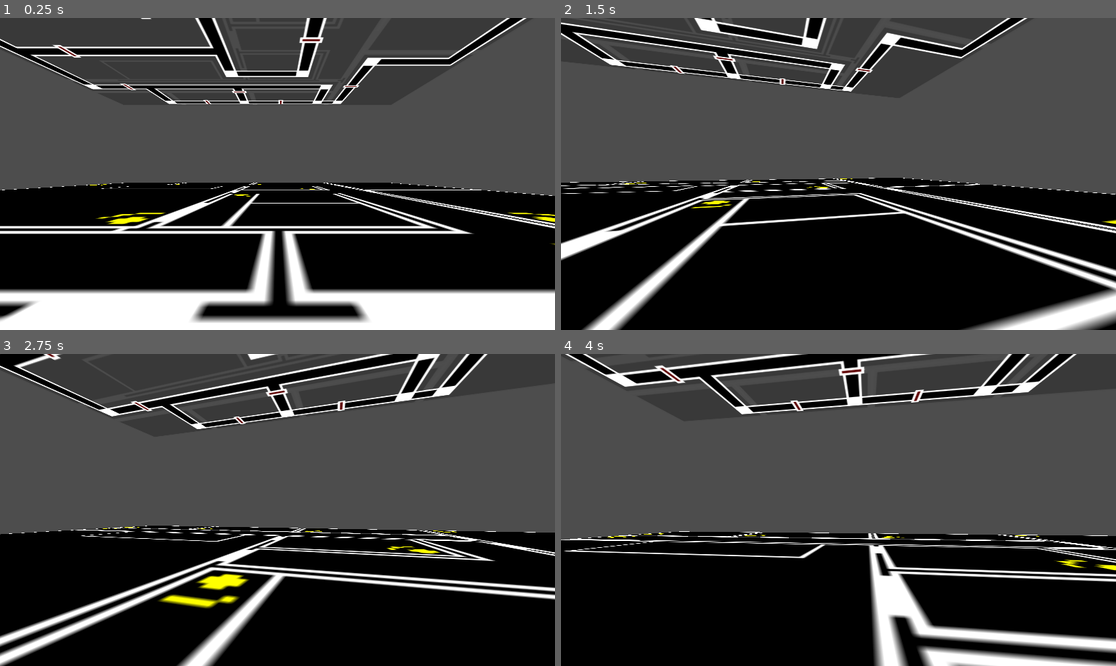
Above: before the commit, frames 1-4 (two rows, left to right).
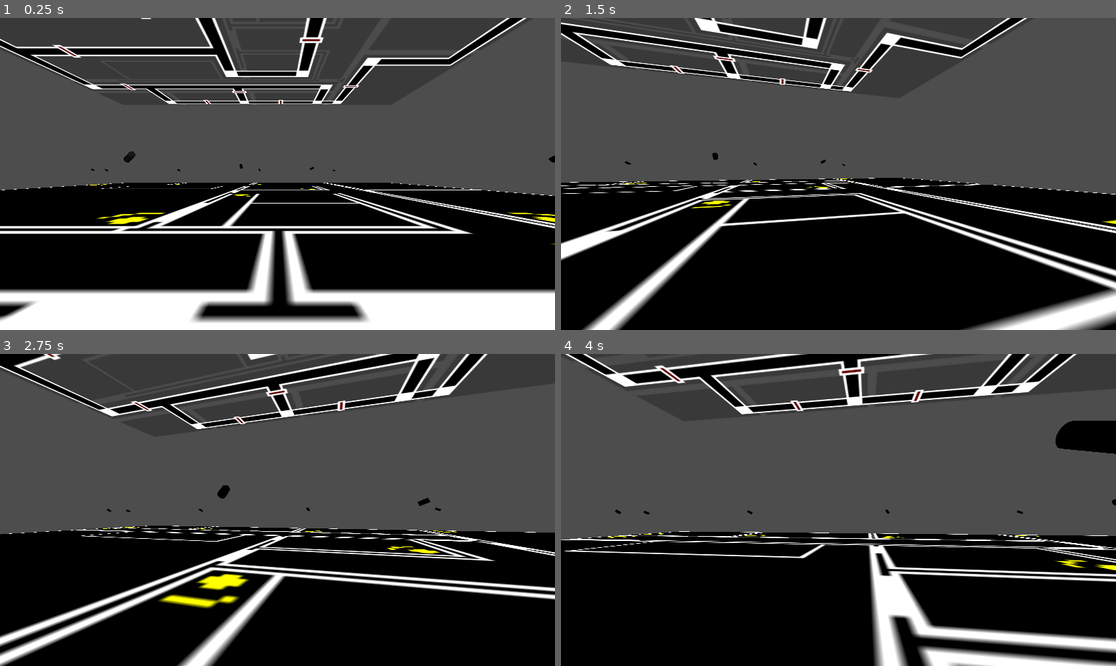
Above: after the commit, the same moments.

Repository: CE-Studio/CEGD-NaFF
Game: Godot game, scene res://Scenes/Levels/Main.tscn
The game is run twice, just before and just after one commit, with the same random seed, the same clock (stepped at 60 frames per second) and the same inputs. The project has no main scene, so this scene is started directly.
Inputs (mouse positions are in pixels of both pictures, inside the frame that each line leads up to):
- Up to frame 1 (0.25 s): no input
- Up to frame 2 (1.5 s): tap Enter (ui_accept) at 0.5, 0.77 s; move the mouse to (832, 180) at 0.52 s; press the mouse at (832, 180) at 0.53 s; hold W (MoveForward) from 0.53 s (still down); move the mouse to (877, 177) at 1.27 s; release the mouse at (877, 177) at 1.28 s; click (877, 177) at 1.35 s
- Up to frame 3 (2.75 s): keep holding W (MoveForward); tap Enter (ui_accept) at 1.52 s; move the mouse to (233, 506) at 2.02 s; press the mouse at (233, 506) at 2.03 s
- Up to frame 4 (4 s): move the mouse to (844, 510) at 2.77 s; release W (MoveForward) at 2.78 s; release the mouse at (844, 510) at 2.78 s; hold A (MoveLeft) 2.78-3.53 s; click (844, 510) at 2.85 s; tap Enter (ui_accept) at 3.02, 3.77 s; move the mouse to (816, 503) at 3.52 s; press the mouse at (816, 503) at 3.53 s; hold W (MoveForward) from 3.53 s (still down)

The runs differ from the first frame. In frame 1, less than 0.1% of the frame differs, in the area x 16-100%, y 42-50%; in frame 2, less than 0.1%; in frame 3, 0.1%; in frame 4, 1.0%, in the area x 9-100%, y 21-52%.

Commit message:
Cameras

Diff:
--- a/Scenes/Levels/Main.tscn
+++ b/Scenes/Levels/Main.tscn
@@ -372,7 +372,6 @@
 
 }
 "
-graph_offset = Vector2(-586.101, -128.879)
 nodes/fragment/2/node = SubResource("VisualShaderNodeTexture2DParameter_2pm50")
 nodes/fragment/2/position = Vector2(-1860, 120)
 nodes/fragment/3/node = SubResource("VisualShaderNodeTexture_ue8ux")
@@ -474,20 +473,6 @@
 [sub_resource type="BoxShape3D" id="BoxShape3D_g7jrt"]
 size = Vector3(2.07514, 0.0520219, 2.14323)
 
-[sub_resource type="GDScript" id="GDScript_sl4ye"]
-script/source = "extends Camera3D
-
-
-# Called when the node enters the scene tree for the first time.
-func _ready():
-	pass # Replace with function body.
-
-
-# Called every frame. 'delta' is the elapsed time since the previous frame.
-func _process(delta):
-	rotate_y(delta * 5.0)
-"
-
 [sub_resource type="WorldBoundaryShape3D" id="WorldBoundaryShape3D_3btgm"]
 
 [sub_resource type="PlaneMesh" id="PlaneMesh_p6arr"]
@@ -510,6 +495,350 @@
 
 [sub_resource type="CapsuleShape3D" id="CapsuleShape3D_r4avk"]
 
+[sub_resource type="CylinderMesh" id="CylinderMesh_sdd2o"]
+
+[sub_resource type="Animation" id="Animation_aq8nk"]
+resource_name = "Cam1A"
+length = 20.0
+loop_mode = 1
+tracks/0/type = "value"
+tracks/0/imported = false
+tracks/0/enabled = true
+tracks/0/path = NodePath(".:rotation")
+tracks/0/interp = 1
+tracks/0/loop_wrap = true
+tracks/0/keys = {
+"times": PackedFloat64Array(0, 4, 10, 14, 20),
+"transitions": PackedFloat64Array(1, 1, 1, 1, 1),
+"update": 0,
+"values": [Vector3(-0.436332, 1.01404, 0), Vector3(-0.436332, 1.01404, 0), Vector3(-0.436332, 0.202458, 0), Vector3(-0.436332, 0.202458, 0), Vector3(-0.436332, 1.01404, 0)]
+}
+
+[sub_resource type="Animation" id="Animation_x6eis"]
+length = 0.001
+tracks/0/type = "value"
+tracks/0/imported = false
+tracks/0/enabled = true
+tracks/0/path = NodePath(".:rotation")
+tracks/0/interp = 1
+tracks/0/loop_wrap = true
+tracks/0/keys = {
+"times": PackedFloat64Array(0),
+"transitions": PackedFloat64Array(1),
+"update": 0,
+"values": [Vector3(-0.436332, 1.01404, 0)]
+}
+
+[sub_resource type="AnimationLibrary" id="AnimationLibrary_fo4th"]
+_data = {
+"Cam1A": SubResource("Animation_aq8nk"),
+"RESET": SubResource("Animation_x6eis")
+}
+
+[sub_resource type="Animation" id="Animation_raobo"]
+resource_name = "Cam1B"
+length = 20.0
+loop_mode = 1
+tracks/0/type = "value"
+tracks/0/imported = false
+tracks/0/enabled = true
+tracks/0/path = NodePath(".:rotation")
+tracks/0/interp = 1
+tracks/0/loop_wrap = true
+tracks/0/keys = {
+"times": PackedFloat64Array(0, 4, 10, 14, 20),
+"transitions": PackedFloat64Array(1, 1, 1, 1, 1),
+"update": 0,
+"values": [Vector3(-0.436332, -2.43124, 0), Vector3(-0.436332, -2.43124, 0), Vector3(-0.436332, -2.83616, 0), Vector3(-0.436332, -2.83616, 0), Vector3(-0.436332, -2.43124, 0)]
+}
+
+[sub_resource type="Animation" id="Animation_lbk3w"]
+length = 0.001
+tracks/0/type = "value"
+tracks/0/imported = false
+tracks/0/enabled = true
+tracks/0/path = NodePath(".:rotation")
+tracks/0/interp = 1
+tracks/0/loop_wrap = true
+tracks/0/keys = {
+"times": PackedFloat64Array(0),
+"transitions": PackedFloat64Array(1),
+"update": 0,
+"values": [Vector3(-0.436332, -2.43124, 0)]
+}
+
+[sub_resource type="AnimationLibrary" id="AnimationLibrary_eaajv"]
+_data = {
+"Cam1B": SubResource("Animation_raobo"),
+"RESET": SubResource("Animation_lbk3w")
+}
+
+[sub_resource type="Animation" id="Animation_gse6b"]
+resource_name = "Cam2"
+length = 20.0
+loop_mode = 1
+tracks/0/type = "value"
+tracks/0/imported = false
+tracks/0/enabled = true
+tracks/0/path = NodePath(".:rotation")
+tracks/0/interp = 1
+tracks/0/loop_wrap = true
+tracks/0/keys = {
+"times": PackedFloat64Array(0, 4, 10, 14, 20),
+"transitions": PackedFloat64Array(1, 1, 1, 1, 1),
+"update": 0,
+"values": [Vector3(-0.436332, 1.21649, 0), Vector3(-0.436332, 1.21649, 0), Vector3(-0.436332, 0.431096, 0), Vector3(-0.436332, 0.431096, 0), Vector3(-0.436332, 1.21649, 0)]
+}
+
+[sub_resource type="Animation" id="Animation_jr0op"]
+length = 0.001
+tracks/0/type = "value"
+tracks/0/imported = false
+tracks/0/enabled = true
+tracks/0/path = NodePath(".:rotation")
+tracks/0/interp = 1
+tracks/0/loop_wrap = true
+tracks/0/keys = {
+"times": PackedFloat64Array(0),
+"transitions": PackedFloat64Array(1),
+"update": 0,
+"values": [Vector3(-0.436332, 1.21649, 0)]
+}
+
+[sub_resource type="AnimationLibrary" id="AnimationLibrary_uc2cr"]
+_data = {
+"Cam2": SubResource("Animation_gse6b"),
+"RESET": SubResource("Animation_jr0op")
+}
+
+[sub_resource type="Animation" id="Animation_e8hj8"]
+resource_name = "Cam3A"
+length = 20.0
+loop_mode = 1
+tracks/0/type = "value"
+tracks/0/imported = false
+tracks/0/enabled = true
+tracks/0/path = NodePath(".:rotation")
+tracks/0/interp = 1
+tracks/0/loop_wrap = true
+tracks/0/keys = {
+"times": PackedFloat64Array(0, 4, 10, 14, 20),
+"transitions": PackedFloat64Array(1, 1, 1, 1, 1),
+"update": 0,
+"values": [Vector3(-0.436332, 1.21649, 0), Vector3(-0.436332, 1.21649, 0), Vector3(-0.436332, 0.202458, 0), Vector3(-0.436332, 0.202458, 0), Vector3(-0.436332, 1.21649, 0)]
+}
+
+[sub_resource type="Animation" id="Animation_cek40"]
+length = 0.001
+tracks/0/type = "value"
+tracks/0/imported = false
+tracks/0/enabled = true
+tracks/0/path = NodePath(".:rotation")
+tracks/0/interp = 1
+tracks/0/loop_wrap = true
+tracks/0/keys = {
+"times": PackedFloat64Array(0),
+"transitions": PackedFloat64Array(1),
+"update": 0,
+"values": [Vector3(-0.436332, 1.21649, 0)]
+}
+
+[sub_resource type="AnimationLibrary" id="AnimationLibrary_6nok8"]
+_data = {
+"Cam3A": SubResource("Animation_e8hj8"),
+"RESET": SubResource("Animation_cek40")
+}
+
+[sub_resource type="Animation" id="Animation_d2bwl"]
+resource_name = "Cam5"
+length = 20.0
+loop_mode = 1
+tracks/0/type = "value"
+tracks/0/imported = false
+tracks/0/enabled = true
+tracks/0/path = NodePath(".:rotation")
+tracks/0/interp = 1
+tracks/0/loop_wrap = true
+tracks/0/keys = {
+"times": PackedFloat64Array(0, 4, 10, 14, 20),
+"transitions": PackedFloat64Array(1, 1, 1, 1, 1),
+"update": 0,
+"values": [Vector3(-0.436332, 1.21649, 0), Vector3(-0.436332, 1.21649, 0), Vector3(-0.436332, 0.202458, 0), Vector3(-0.436332, 0.202458, 0), Vector3(-0.436332, 1.21649, 0)]
+}
+
+[sub_resource type="Animation" id="Animation_8to1f"]
+length = 0.001
+tracks/0/type = "value"
+tracks/0/imported = false
+tracks/0/enabled = true
+tracks/0/path = NodePath(".:rotation")
+tracks/0/interp = 1
+tracks/0/loop_wrap = true
+tracks/0/keys = {
+"times": PackedFloat64Array(0),
+"transitions": PackedFloat64Array(1),
+"update": 0,
+"values": [Vector3(-0.436332, 1.21649, 0)]
+}
+
+[sub_resource type="AnimationLibrary" id="AnimationLibrary_634um"]
+_data = {
+"Cam5": SubResource("Animation_d2bwl"),
+"RESET": SubResource("Animation_8to1f")
+}
+
+[sub_resource type="Animation" id="Animation_qv3yw"]
+resource_name = "Cam6"
+length = 20.0
+loop_mode = 1
+tracks/0/type = "value"
+tracks/0/imported = false
+tracks/0/enabled = true
+tracks/0/path = NodePath(".:rotation")
+tracks/0/interp = 1
+tracks/0/loop_wrap = true
+tracks/0/keys = {
+"times": PackedFloat64Array(0, 4, 10, 14, 20),
+"transitions": PackedFloat64Array(1, 1, 1, 1, 1),
+"update": 0,
+"values": [Vector3(-0.436332, -0.404916, 0), Vector3(-0.436332, -0.404916, 0), Vector3(-0.436332, -1.41895, 0), Vector3(-0.436332, -1.41895, 0), Vector3(-0.436332, -0.404916, 0)]
+}
+
+[sub_resource type="Animation" id="Animation_rh8fk"]
+length = 0.001
+tracks/0/type = "value"
+tracks/0/imported = false
+tracks/0/enabled = true
+tracks/0/path = NodePath(".:rotation")
+tracks/0/interp = 1
+tracks/0/loop_wrap = true
+tracks/0/keys = {
+"times": PackedFloat64Array(0),
+"transitions": PackedFloat64Array(1),
+"update": 0,
+"values": [Vector3(-0.436332, -0.404916, 0)]
+}
+
+[sub_resource type="AnimationLibrary" id="AnimationLibrary_6mntc"]
+_data = {
+"Cam6": SubResource("Animation_qv3yw"),
+"RESET": SubResource("Animation_rh8fk")
+}
+
+[sub_resource type="Animation" id="Animation_fi1jq"]
+resource_name = "Cam7"
+length = 20.0
+loop_mode = 1
+tracks/0/type = "value"
+tracks/0/imported = false
+tracks/0/enabled = true
+tracks/0/path = NodePath(".:rotation")
+tracks/0/interp = 1
+tracks/0/loop_wrap = true
+tracks/0/keys = {
+"times": PackedFloat64Array(0, 4, 10, 14, 20),
+"transitions": PackedFloat64Array(1, 1, 1, 1, 1),
+"update": 0,
+"values": [Vector3(-0.436332, -2.02633, 0), Vector3(-0.436332, -2.02633, 0), Vector3(-0.436332, -3.04036, 0), Vector3(-0.436332, -3.04036, 0), Vector3(-0.436332, -2.02633, 0)]
+}
+
+[sub_resource type="Animation" id="Animation_3hrvq"]
+length = 0.001
+tracks/0/type = "value"
+tracks/0/imported = false
+tracks/0/enabled = true
+tracks/0/path = NodePath(".:rotation")
+tracks/0/interp = 1
+tracks/0/loop_wrap = true
+tracks/0/keys = {
+"times": PackedFloat64Array(0),
+"transitions": PackedFloat64Array(1),
+"update": 0,
+"values": [Vector3(-0.436332, -2.02633, 0)]
+}
+
+[sub_resource type="AnimationLibrary" id="AnimationLibrary_mgmyb"]
+_data = {
+"Cam7": SubResource("Animation_fi1jq"),
+"RESET": SubResource("Animation_3hrvq")
+}
+
+[sub_resource type="Animation" id="Animation_kg6bc"]
+resource_name = "Cam8"
+length = 20.0
+loop_mode = 1
+tracks/0/type = "value"
+tracks/0/imported = false
+tracks/0/enabled = true
+tracks/0/path = NodePath(".:rotation")
+tracks/0/interp = 1
+tracks/0/loop_wrap = true
+tracks/0/keys = {
+"times": PackedFloat64Array(0, 4, 10, 14, 20),
+"transitions": PackedFloat64Array(1, 1, 1, 1, 1),
+"update": 0,
+"values": [Vector3(-0.436332, -0.202458, 0), Vector3(-0.436332, -0.202458, 0), Vector3(-0.436332, -1.21649, 0), Vector3(-0.436332, -1.21649, 0), Vector3(-0.436332, -0.202458, 0)]
+}
+
+[sub_resource type="Animation" id="Animation_3rbbc"]
+length = 0.001
+tracks/0/type = "value"
+tracks/0/imported = false
+tracks/0/enabled = true
+tracks/0/path = NodePath(".:rotation")
+tracks/0/interp = 1
+tracks/0/loop_wrap = true
+tracks/0/keys = {
+"times": PackedFloat64Array(0),
+"transitions": PackedFloat64Array(1),
+"update": 0,
+"values": [Vector3(-0.436332, -0.202458, 0)]
+}
+
+[sub_resource type="AnimationLibrary" id="AnimationLibrary_nbe7m"]
+_data = {
+"Cam8": SubResource("Animation_kg6bc"),
+"RESET": SubResource("Animation_3rbbc")
+}
+
+[sub_resource type="Animation" id="Animation_h5gx0"]
+resource_name = "Cam9"
+length = 20.0
+loop_mode = 1
+tracks/0/type = "value"
+tracks/0/imported = false
+tracks/0/enabled = true
+tracks/0/path = NodePath(".:rotation")
+tracks/0/interp = 1
+tracks/0/loop_wrap = true
+tracks/0/keys = {
+"times": PackedFloat64Array(0, 4, 10, 14, 20),
+"transitions": PackedFloat64Array(1, 1, 1, 1, 1),
+"update": 0,
+"values": [Vector3(-0.436332, -0.202458, 0), Vector3(-0.436332, -0.202458, 0), Vector3(-0.436332, -1.21649, 0), Vector3(-0.436332, -1.21649, 0), Vector3(-0.436332, -0.202458, 0)]
+}
+
+[sub_resource type="Animation" id="Animation_y458b"]
+length = 0.001
+tracks/0/type = "value"
+tracks/0/imported = false
+tracks/0/enabled = true
+tracks/0/path = NodePath(".:rotation")
+tracks/0/interp = 1
+tracks/0/loop_wrap = true
+tracks/0/keys = {
+"times": PackedFloat64Array(0),
+"transitions": PackedFloat64Array(1),
+"update": 0,
+"values": [Vector3(-0.436332, -0.202458, 0)]
+}
+
+[sub_resource type="AnimationLibrary" id="AnimationLibrary_jj25m"]
+_data = {
+"Cam9": SubResource("Animation_h5gx0"),
+"RESET": SubResource("Animation_y458b")
+}
+
 [node name="World" type="Node3D"]
 
 [node name="CameraMonitor" type="SubViewport" parent="."]
@@ -531,9 +860,17 @@
 transform = Transform3D(1, 4.83177e-30, 5.91646e-31, 0, 1, -2.77556e-17, 0, 2.77556e-17, 1, 0, 0, 0)
 shape = SubResource("BoxShape3D_g7jrt")
 
+[node name="CamName" type="Label3D" parent="CameraMonitor/MeshInstance3D/MonitorInteractable"]
+transform = Transform3D(1, 0, 0, 0, 6.12323e-17, 1, 0, -1, 6.12323e-17, -0.93, 0.01, 0.915)
+text = "Camera name"
+font_size = 20
+outline_size = 8
+horizontal_alignment = 0
+vertical_alignment = 2
+
 [node name="Camera3D" type="Camera3D" parent="CameraMonitor"]
 transform = Transform3D(1, 0, 0, 0, 1, 0, 0, 0, 1, 0, 0.989782, 15.6275)
-script = SubResource("GDScript_sl4ye")
+current = true
 
 [node name="FloorCollision" type="StaticBody3D" parent="."]
 
@@ -562,6 +899,7 @@
 
 [node name="Camera3D" type="Camera3D" parent="Player"]
 transform = Transform3D(1, 0, 0, 0, 1, 0, 0, 0, 1, 0, 0.5, 0)
+current = true
 
 [node name="InteractCast" type="RayCast3D" parent="Player/Camera3D"]
 target_position = Vector3(0, 0, -2)
@@ -573,5 +911,164 @@
 transform = Transform3D(1, 0, 0, 0, 1, 0, 0, 0, 1, 3.26722, 2.98187, 15.8539)
 omni_range = 10.0
 
+[node name="CameraGroup" type="Node3D" parent="."]
+
+[node name="Cam1A" type="Node3D" parent="CameraGroup"]
+transform = Transform3D(0.528438, -0.358791, 0.76943, 0, 0.906308, 0.422618, -0.848972, -0.223328, 0.478928, -1.4872, 2.05605, 8.95943)
+
+[node name="MeshInstance3D" type="MeshInstance3D" parent="CameraGroup/Cam1A"]
+transform = Transform3D(0.2, 0, 0, 0, 1.22465e-17, -0.2, 0, 0.2, 1.22465e-17, 0, 0, 0)
+mesh = SubResource("CylinderMesh_sdd2o")
+
+[node name="AnimationPlayer" type="AnimationPlayer" parent="CameraGroup/Cam1A"]
+libraries = {
+"": SubResource("AnimationLibrary_fo4th")
+}
+autoplay = "Cam1A"
+
+[node name="Cam1B" type="Node3D" parent="CameraGroup"]
+transform = Transform3D(-0.758134, 0.275589, -0.591002, 0, 0.906308, 0.422618, 0.652098, 0.320401, -0.687103, -21.4879, 2.05605, -1.97226)
+
+[node name="MeshInstance3D" type="MeshInstance3D" parent="CameraGroup/Cam1B"]
+transform = Transform3D(0.2, 0, 0, 0, 1.22465e-17, -0.2, 0, 0.2, 1.22465e-17, 0, 0, 0)
+mesh = SubResource("CylinderMesh_sdd2o")
+
+[node name="AnimationPlayer" type="AnimationPlayer" parent="CameraGroup/Cam1B"]
+libraries = {
+"": SubResource("AnimationLibrary_eaajv")
+}
+autoplay = "Cam1B"
+
+[node name="Cam2" type="Node3D" parent="CameraGroup"]
+transform = Transform3D(0.346936, -0.396369, 0.850016, 0, 0.906308, 0.422618, -0.937889, -0.146621, 0.31443, -1.51303, 2.05605, 17.4752)
+
+[node name="MeshInstance3D" type="MeshInstance3D" parent="CameraGroup/Cam2"]
+transform = Transform3D(0.2, 0, 0, 0, 1.22465e-17, -0.2, 0, 0.2, 1.22465e-17, 0, 0, 0)
+mesh = SubResource("CylinderMesh_sdd2o")
+
+[node name="AnimationPlayer" type="AnimationPlayer" parent="CameraGroup/Cam2"]
+libraries = {
+"": SubResource("AnimationLibrary_uc2cr")
+}
+autoplay = "Cam2"
+
+[node name="Cam3A" type="Node3D" parent="CameraGroup"]
+transform = Transform3D(0.346936, -0.396369, 0.850016, 0, 0.906308, 0.422618, -0.937889, -0.146621, 0.31443, 10.2404, 2.05605, 12.204)
+
+[node name="MeshInstance3D" type="MeshInstance3D" parent="CameraGroup/Cam3A"]
+transform = Transform3D(0.2, 0, 0, 0, 1.22465e-17, -0.2, 0, 0.2, 1.22465e-17, 0, 0, 0)
+mesh = SubResource("CylinderMesh_sdd2o")
+
+[node name="AnimationPlayer" type="AnimationPlayer" parent="CameraGroup/Cam3A"]
+libraries = {
+"": SubResource("AnimationLibrary_6nok8")
+}
+autoplay = "Cam3A"
+
+[node name="Cam3B" type="Node3D" parent="CameraGroup"]
+transform = Transform3D(-0.0505929, 0.422077, -0.905147, 0, 0.906308, 0.422618, 0.998719, 0.0213815, -0.0458528, -21.4984, 2.05605, -11.7369)
+
+[node name="MeshInstance3D" type="MeshInstance3D" parent="CameraGroup/Cam3B"]
+transform = Transform3D(0.2, 0, 0, 0, 1.22465e-17, -0.2, 0, 0.2, 1.22465e-17, 0, 0, 0)
+mesh = SubResource("CylinderMesh_sdd2o")
+
+[node name="Cam4" type="Node3D" parent="CameraGroup"]
+transform = Transform3D(-0.95424, 0.12638, -0.271023, 0, 0.906308, 0.422618, 0.299041, 0.403279, -0.864835, 0.721592, 2.05605, 0.944215)
+
+[node name="MeshInstance3D" type="MeshInstance3D" parent="CameraGroup/Cam4"]
+transform = Transform3D(0.2, 0, 0, 0, 1.22465e-17, -0.2, 0, 0.2, 1.22465e-17, 0, 0, 0)
+mesh = SubResource("CylinderMesh_sdd2o")
+
+[node name="Cam5" type="Node3D" parent="CameraGroup"]
+transform = Transform3D(0.346936, -0.396369, 0.850016, 0, 0.906308, 0.422618, -0.937889, -0.146621, 0.31443, 6.7816, 2.05605, -4.68935)
+
+[node name="MeshInstance3D" type="MeshInstance3D" parent="CameraGroup/Cam5"]
+transform = Transform3D(0.2, 0, 0, 0, 1.22465e-17, -0.2, 0, 0.2, 1.22465e-17, 0, 0, 0)
+mesh = SubResource("CylinderMesh_sdd2o")
+
+[node name="AnimationPlayer" type="AnimationPlayer" parent="CameraGroup/Cam5"]
+libraries = {
+"": SubResource("AnimationLibrary_634um")
+}
+autoplay = "Cam5"
+
+[node name="Cam6A" type="Node3D" parent="CameraGroup"]
+transform = Transform3D(0.919135, 0.166487, -0.357033, 0, 0.906308, 0.422618, 0.393942, -0.388443, 0.83302, -21.5433, 2.05605, -13.9814)
+
+[node name="MeshInstance3D" type="MeshInstance3D" parent="CameraGroup/Cam6A"]
+transform = Transform3D(0.2, 0, 0, 0, 1.22465e-17, -0.2, 0, 0.2, 1.22465e-17, 0, 0, 0)
+mesh = SubResource("CylinderMesh_sdd2o")
+
+[node name="AnimationPlayer" type="AnimationPlayer" parent="CameraGroup/Cam6A"]
+libraries = {
+"": SubResource("AnimationLibrary_6mntc")
+}
+autoplay = "Cam6"
+
+[node name="Cam6B" type="Node3D" parent="CameraGroup"]
+transform = Transform3D(0.919135, 0.166487, -0.357033, 0, 0.906308, 0.422618, 0.393942, -0.388443, 0.83302, -11.0169, 2.05605, -13.9814)
+
+[node name="MeshInstance3D" type="MeshInstance3D" parent="CameraGroup/Cam6B"]
+transform = Transform3D(0.2, 0, 0, 0, 1.22465e-17, -0.2, 0, 0.2, 1.22465e-17, 0, 0, 0)
+mesh = SubResource("CylinderMesh_sdd2o")
+
+[node name="AnimationPlayer" type="AnimationPlayer" parent="CameraGroup/Cam6B"]
+libraries = {
+"": SubResource("AnimationLibrary_6mntc")
+}
+autoplay = "Cam6"
+
+[node name="Cam6C" type="Node3D" parent="CameraGroup"]
+transform = Transform3D(0.919135, 0.166487, -0.357033, 0, 0.906308, 0.422618, 0.393942, -0.388443, 0.83302, 0.744037, 2.05605, -13.9814)
+
+[node name="MeshInstance3D" type="MeshInstance3D" parent="CameraGroup/Cam6C"]
+transform = Transform3D(0.2, 0, 0, 0, 1.22465e-17, -0.2, 0, 0.2, 1.22465e-17, 0, 0, 0)
+mesh = SubResource("CylinderMesh_sdd2o")
+
+[node name="AnimationPlayer" type="AnimationPlayer" parent="CameraGroup/Cam6C"]
+libraries = {
+"": SubResource("AnimationLibrary_6mntc")
+}
+autoplay = "Cam6"
+
+[node name="Cam7" type="Node3D" parent="CameraGroup"]
+transform = Transform3D(-0.439939, 0.379523, -0.813889, 0, 0.906308, 0.422618, 0.898028, 0.185926, -0.39872, 12.5274, 2.05605, -17.4827)
+
+[node name="MeshInstance3D" type="MeshInstance3D" parent="CameraGroup/Cam7"]
+transform = Transform3D(0.2, 0, 0, 0, 1.22465e-17, -0.2, 0, 0.2, 1.22465e-17, 0, 0, 0)
+mesh = SubResource("CylinderMesh_sdd2o")
+
+[node name="AnimationPlayer" type="AnimationPlayer" parent="CameraGroup/Cam7"]
+libraries = {
+"": SubResource("AnimationLibrary_mgmyb")
+}
+autoplay = "Cam7"
+
+[node name="Cam8" type="Node3D" parent="CameraGroup"]
+transform = Transform3D(0.979575, 0.0849792, -0.182238, 0, 0.906308, 0.422618, 0.201078, -0.413986, 0.887797, 12.5274, 2.05605, 8.97934)
+
+[node name="MeshInstance3D" type="MeshInstance3D" parent="CameraGroup/Cam8"]
+transform = Transform3D(0.2, 0, 0, 0, 1.22465e-17, -0.2, 0, 0.2, 1.22465e-17, 0, 0, 0)
+mesh = SubResource("CylinderMesh_sdd2o")
+
+[node name="AnimationPlayer" type="AnimationPlayer" parent="CameraGroup/Cam8"]
+libraries = {
+"": SubResource("AnimationLibrary_nbe7m")
+}
+autoplay = "Cam8"
+
+[node name="Cam9" type="Node3D" parent="CameraGroup"]
+transform = Transform3D(0.979575, 0.0849792, -0.182238, 0, 0.906308, 0.422618, 0.201078, -0.413986, 0.887797, 12.5274, 2.05605, 17.4409)
+
+[node name="MeshInstance3D" type="MeshInstance3D" parent="CameraGroup/Cam9"]
+transform = Transform3D(0.2, 0, 0, 0, 1.22465e-17, -0.2, 0, 0.2, 1.22465e-17, 0, 0, 0)
+mesh = SubResource("CylinderMesh_sdd2o")
+
+[node name="AnimationPlayer" type="AnimationPlayer" parent="CameraGroup/Cam9"]
+libraries = {
+"": SubResource("AnimationLibrary_jj25m")
+}
+autoplay = "Cam9"
+
 [connection signal="return_control" from="CameraMonitor" to="Player" method="on_control_returned"]
 [connection signal="used_monitor" from="Player" to="CameraMonitor" method="_on_player_used_monitor"]
--- a/Scripts/CameraMonitor.gd
+++ b/Scripts/CameraMonitor.gd
@@ -7,6 +7,9 @@
 var _is_skewing:bool = false
 var _skew_time:float = 0.0
 var _skew_amount:float = 0.0
+var _cam_swap_button_down:bool = false
+var _current_cam_ID:int = 0
+var _current_cam_node:Node3D
 
 
 const FRAMERATE:float = 0.0625
@@ -25,11 +28,14 @@
 @onready var _screen_obj:MeshInstance3D = $"MeshInstance3D"
 @onready var _screen_shader:ShaderMaterial = _screen_obj.get_surface_override_material(0)
 @onready var _player_cam:Camera3D = $"../Player/Camera3D"
+@onready var _monitor_cam:Camera3D = $"Camera3D"
+@onready var _cam_group:Node3D = $"../CameraGroup"
+@onready var _cam_label:Label3D = $"MeshInstance3D/MonitorInteractable/CamName"
 
 
 # Called when the node enters the scene tree for the first time.
 func _ready():
-	pass # Replace with function body.
+	_set_camera(0)
 
 
 # Called every frame. 'delta' is the elapsed time since the previous frame.
@@ -59,8 +65,60 @@
 			_is_being_viewed = false
 			return_control.emit()
 
+		var cam_change_state:int = 0
+		if Input.get_action_raw_strength("MoveLeft"):
+			cam_change_state = -1
+		if Input.get_action_raw_strength("MoveRight"):
+			cam_change_state = 1
+		if cam_change_state != 0 && !_cam_swap_button_down:
+			_current_cam_ID += cam_change_state
+			if _current_cam_ID >= _cam_group.get_child_count():
+				_current_cam_ID = 0
+			elif _current_cam_ID < 0:
+				_current_cam_ID = _cam_group.get_child_count() - 1
+			_set_camera(_current_cam_ID)
+		_cam_swap_button_down = cam_change_state != 0
+	if _current_cam_node:
+		_monitor_cam.global_position = _current_cam_node.global_position
+		_monitor_cam.global_rotation = _current_cam_node.global_rotation
+
 
 func _on_player_used_monitor():
 	_is_being_viewed = true
 	_player_cam.global_position = _screen_obj.global_position + Vector3(0.0, 0.125, -0.5)
 	_player_cam.global_rotation_degrees = Vector3(-12.5, 180.0, 0.0)
+
+
+func _set_camera(cam_id:int):
+	_current_cam_node = _cam_group.get_child(cam_id)
+	_monitor_cam.global_position = _current_cam_node.global_position
+	_monitor_cam.global_rotation = _current_cam_node.global_rotation
+	match cam_id:
+		0:
+			_cam_label.text = "CAM1A - Main Stage"
+		1:
+			_cam_label.text = "CAM1B - Side Stage"
+		2:
+			_cam_label.text = "CAM2 - Entrance"
+		3:
+			_cam_label.text = "CAM3A - Employee Hall"
+		4:
+			_cam_label.text = "CAM3B - Guest Hall"
+		5:
+			_cam_label.text = "CAM4 - Restrooms"
+		6:
+			_cam_label.text = "CAM5 - Backstage"
+		7:
+			_cam_label.text = "CAM6A - Party Room 1"
+		8:
+			_cam_label.text = "CAM6B - Party Room 2"
+		9:
+			_cam_label.text = "CAM6C - Party Room 3"
+		10:
+			_cam_label.text = "CAM7 - Kitchen"
+		11:
+			_cam_label.text = "CAM8 - Parts and Service"
+		12:
+			_cam_label.text = "CAM9 - Utilities"
+		_:
+			_cam_label.text = "CAM? - Unknown"
Not shown: 1 places in Scenes/Levels/Main.tscn that only renumber resources
